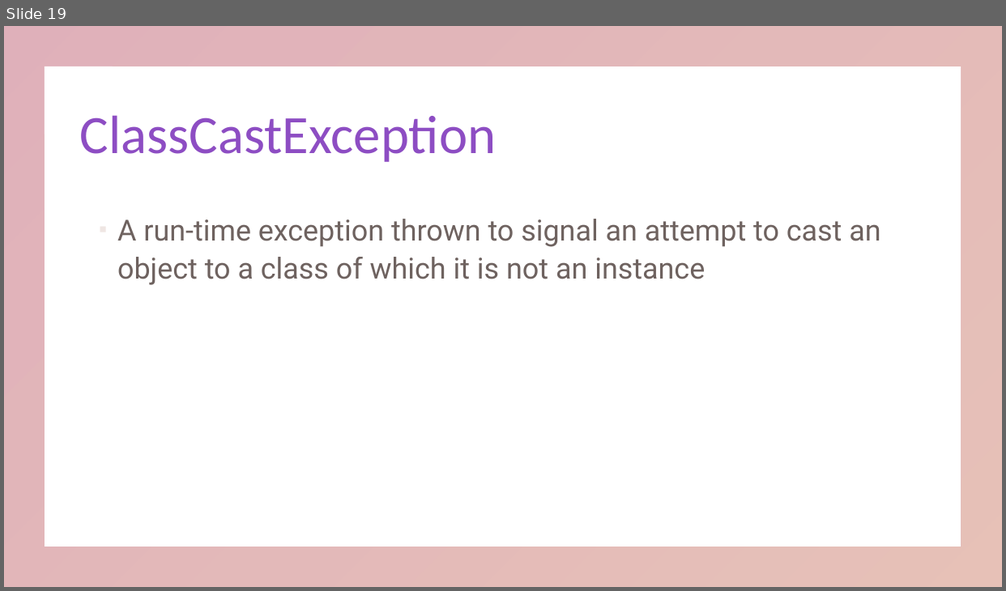
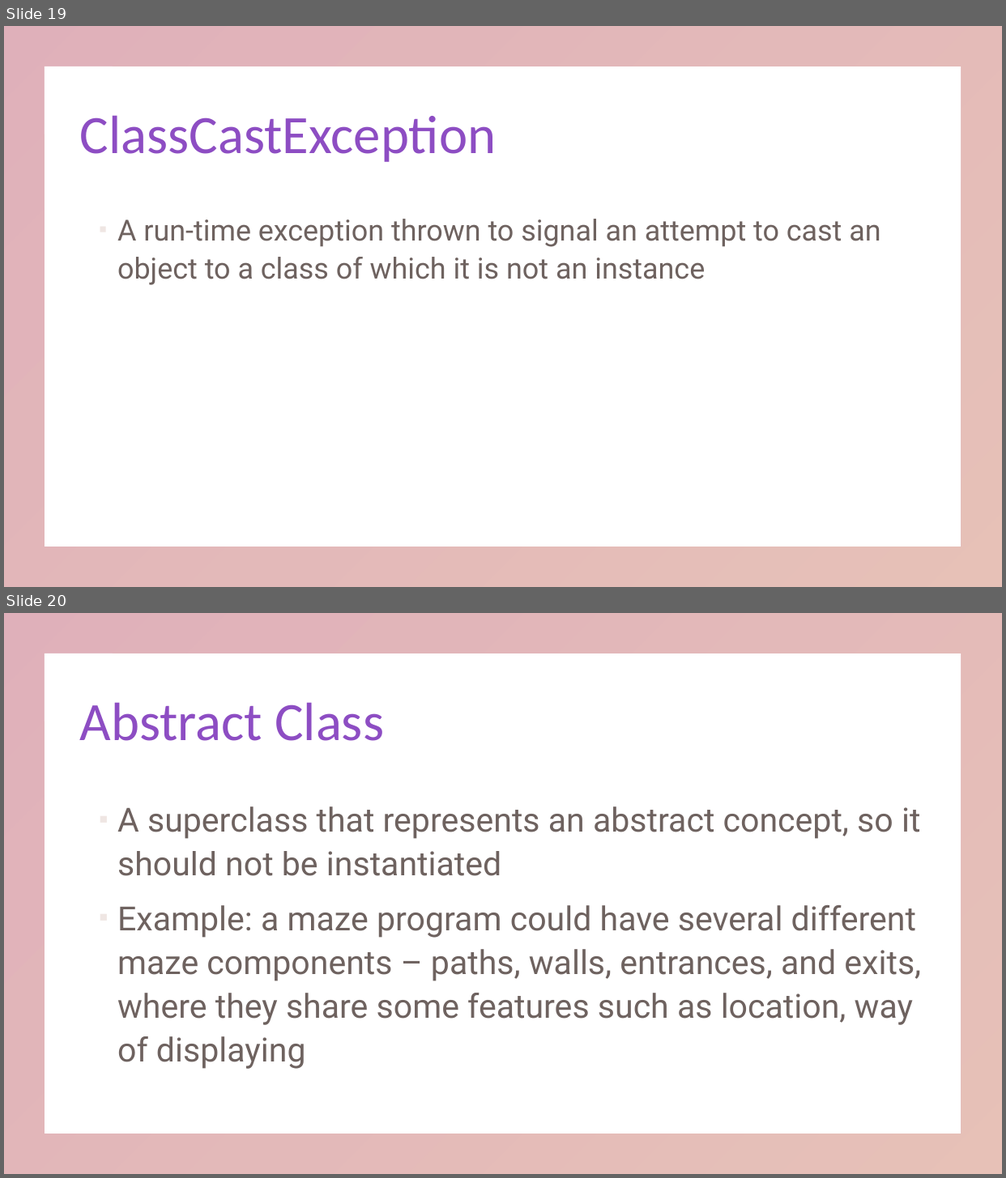
Before and after one commit to KarinaSang/Teaching, a slide deck: AP Java/Week4/Week4.pptx. Shown one above the other, each under a label of ours: slide 19 before the commit, slides 19 and 20 after it. The pictures are 1006x591 and 1006x1178 pixels, drawn with LibreOffice and Linux fonts; fonts in the diff are those of the drawing. Boxes give left, top, right and bottom in pixels: in the first picture for what was removed or moved away, otherwise in the second. Text is boxed around its words. In the diff, an @@ line names an element or a change of style, - is before the commit and + after.

```diff
--- a/AP Java/Week4/Week4.pptx
+++ b/AP Java/Week4/Week4.pptx
@@ slide 20 added at <box>4,613,1002,1174</box>, background #FFFFFF; not listed: 1 template element that a slide beside it also shows @@
@@ title added at <box>80,702,384,741</box>, 52 pt, text gradient #8D4DC3 to #C3654D @@
+Abstract Class
@@ text added at <box>117,807,921,1069</box>, 32 pt, text #31201C at 70% opacity @@
+▪ A superclass that represents an abstract concept, so it should not be instantiated
+▪ Example: a maze program could have several different maze components – paths, walls, entrances, and exits, where they share some features such as location, way of displaying
```
Also in this commit, not shown: 10 other slides added, 3 slides removed, 22 other files.
